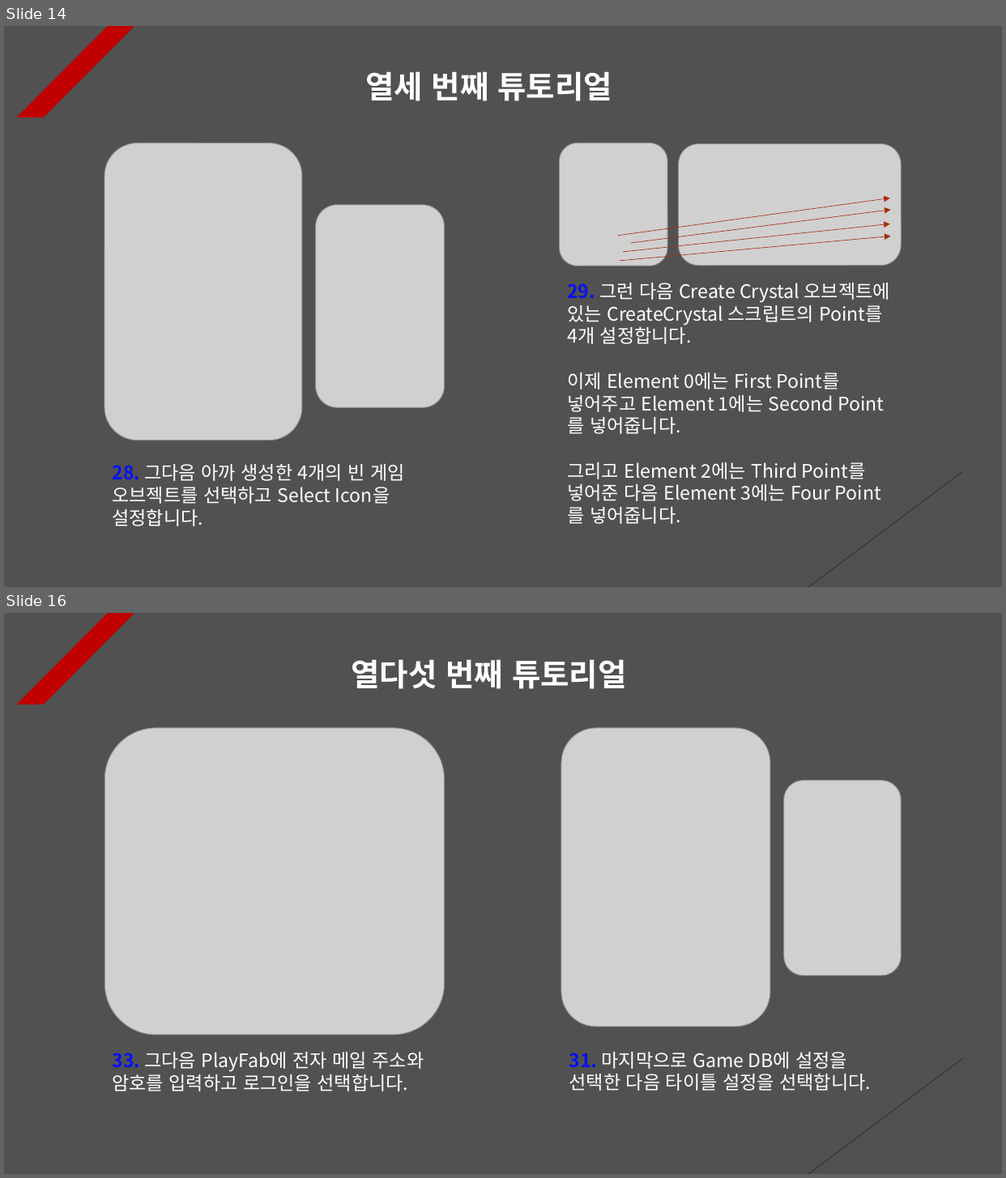
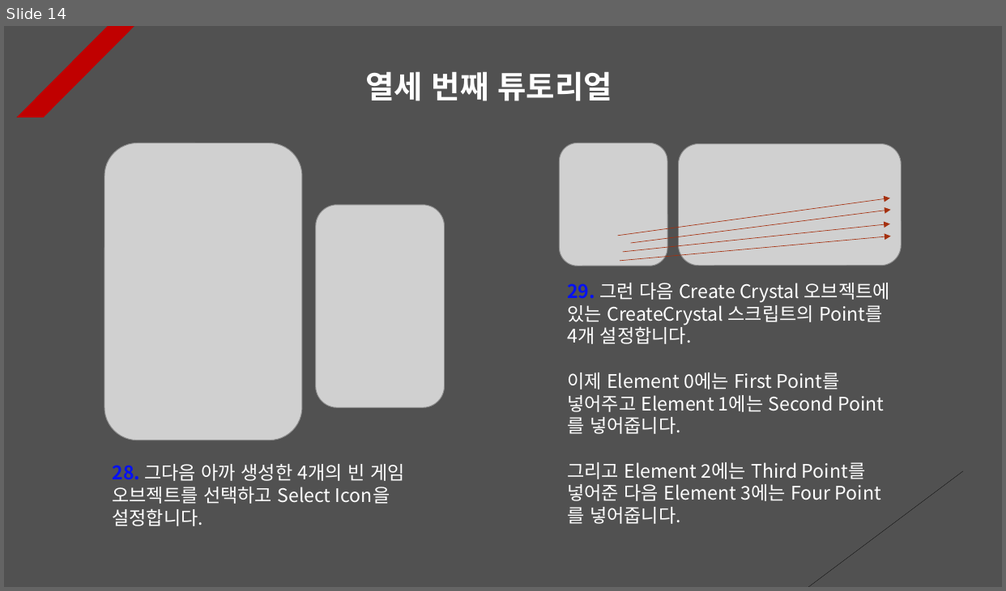
Before and after one commit to Unity2033/3D-UnityEngine, a slide deck: Assets/Class/Photon Server/PPT Data/Photon RPC.pptx. Shown one above the other, each under a label of ours: slides 14 and 16 before the commit, slide 14 after it; the slides between them are not shown. The pictures are 1006x1178 and 1006x591 pixels, drawn with LibreOffice and Linux fonts; fonts in the diff are those of the drawing; grey boxes stand for pictures. Boxes give left, top, right and bottom in pixels: in the first picture for what was removed or moved away, otherwise in the second. Text is boxed around its words. In the diff, an @@ line names an element or a change of style, - is before the commit and + after.

```diff
--- a/Assets/Class/Photon Server/PPT Data/Photon RPC.pptx
+++ b/Assets/Class/Photon Server/PPT Data/Photon RPC.pptx
@@ slide 16 removed at [4,613,1002,1174], background #515151; not listed: 2 template elements that a slide beside it also shows @@
@@ text removed at [351,659,627,689] @@
-열다섯 번째 튜토리얼
@@ picture removed at [105,728,445,1035] @@
@@ picture removed at [562,728,770,1027] @@
@@ picture removed at [784,781,901,976] @@
@@ text removed at [112,1052,424,1092] @@
-33. 그다음 PlayFab에 전자 메일 주소와 암호를 입력하고 로그인을 선택합니다.
@@ text removed at [569,1052,871,1091] @@
-31. 마지막으로 Game DB에 설정을 선택한 다음 타이틀 설정을 선택합니다.
```
Also in this commit, not shown: 1 slide changed, 34 other files.
